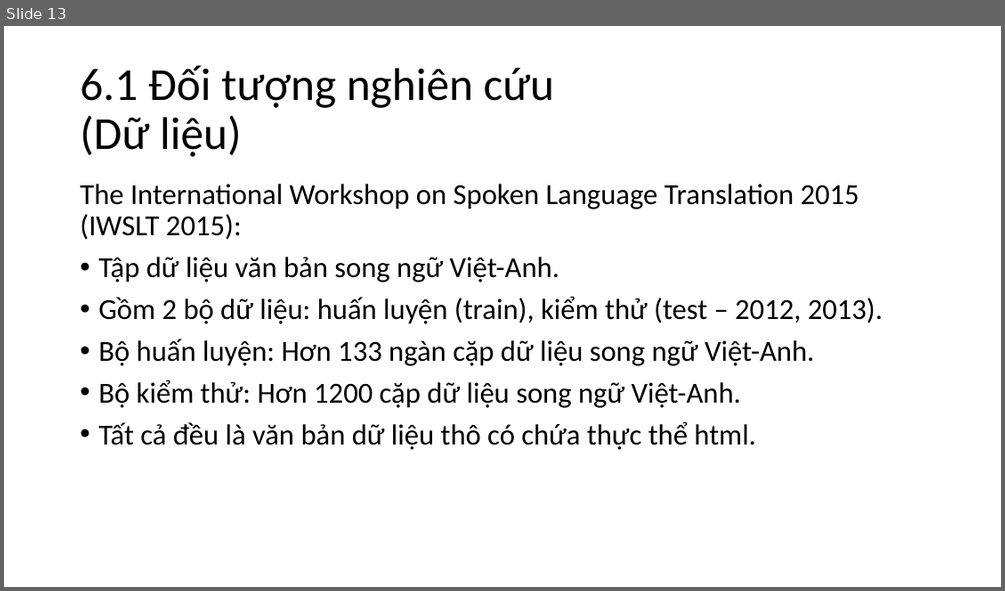
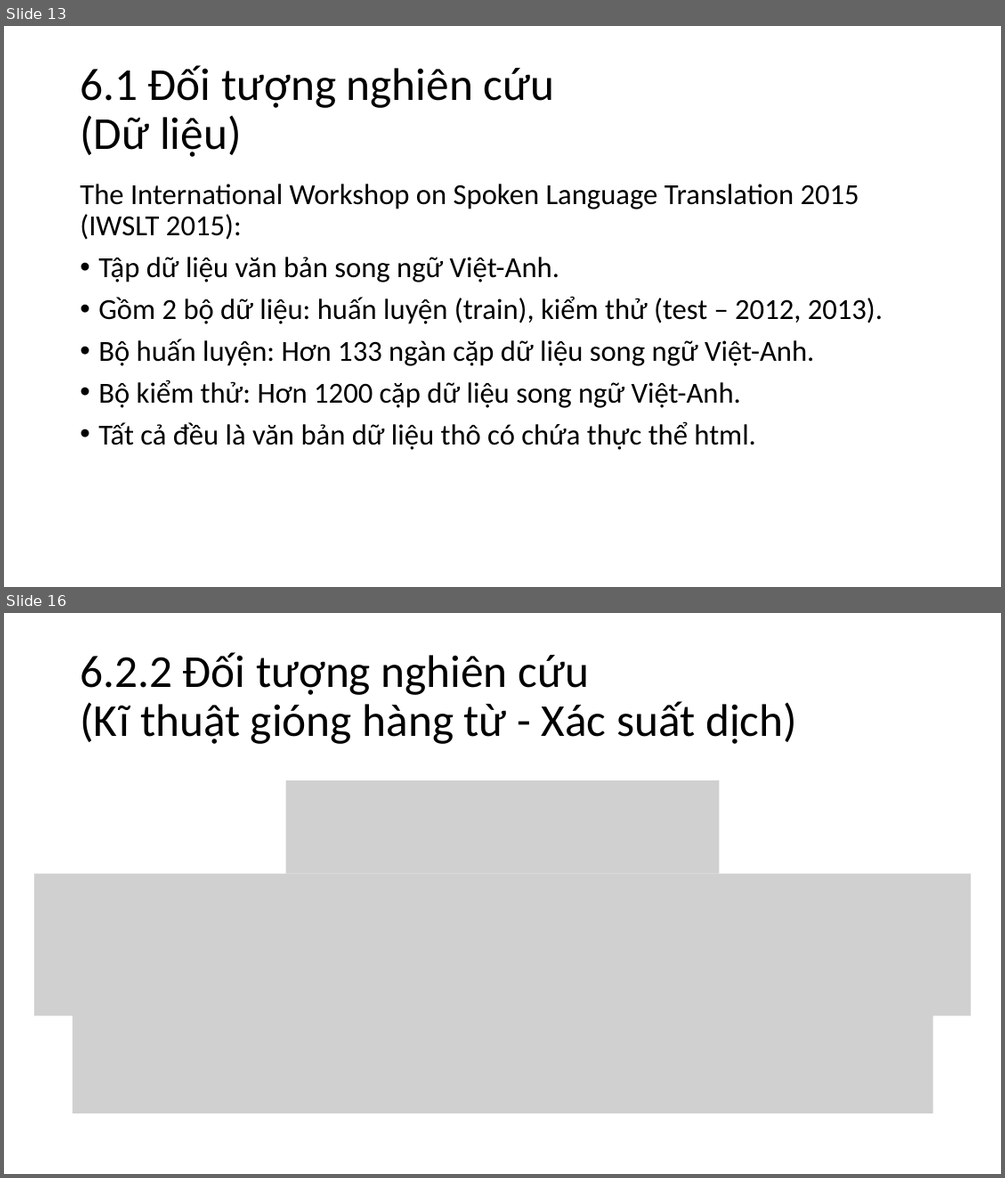
Before and after one commit to nguyenduyhanlam/Improving-Vietnamese-English-neural-machine-translation-with-guiding-word-alignments, a slide deck: dcct.pptx. Shown one above the other, each under a label of ours: slide 13 before the commit, slides 13 and 16 after it; the slides between them are not shown. The pictures are 1005x591 and 1005x1178 pixels, drawn with LibreOffice and Linux fonts; fonts in the diff are those of the drawing; grey boxes stand for pictures. Boxes give left, top, right and bottom in pixels: in the first picture for what was removed or moved away, otherwise in the second. Text is boxed around its words. In the diff, an @@ line names an element or a change of style, - is before the commit and + after.

```diff
--- a/dcct.pptx
+++ b/dcct.pptx
@@ slide 16 added at (x1=4, y1=613, x2=1001, y2=1174), background #FFFFFF @@
@@ title added at (x1=80, y1=652, x2=797, y2=744), 44 pt, text #000000 @@
+6.2.2 Đối tượng nghiên cứu
+(Kĩ thuật gióng hàng từ - Xác suất dịch)
@@ picture added at (x1=286, y1=780, x2=719, y2=873) @@
@@ picture added at (x1=34, y1=873, x2=971, y2=1015) @@
@@ picture added at (x1=73, y1=1011, x2=933, y2=1113) @@
```
Also in this commit, not shown: 6 slides changed, 12 other slides added.
